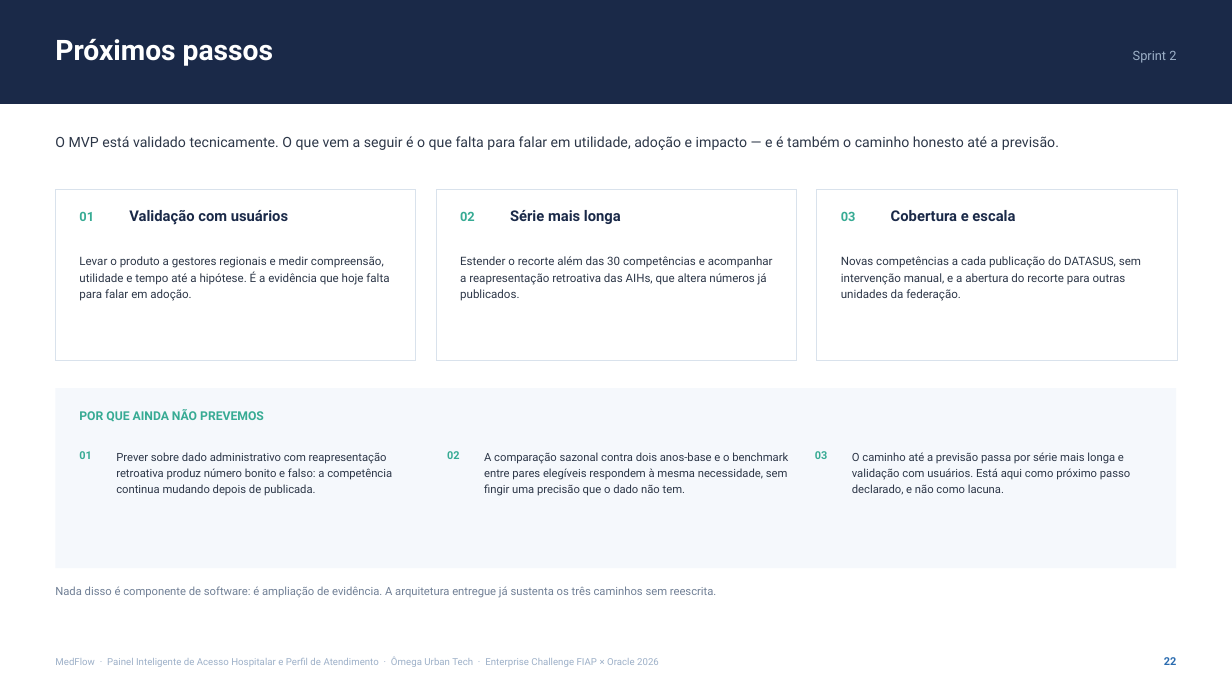
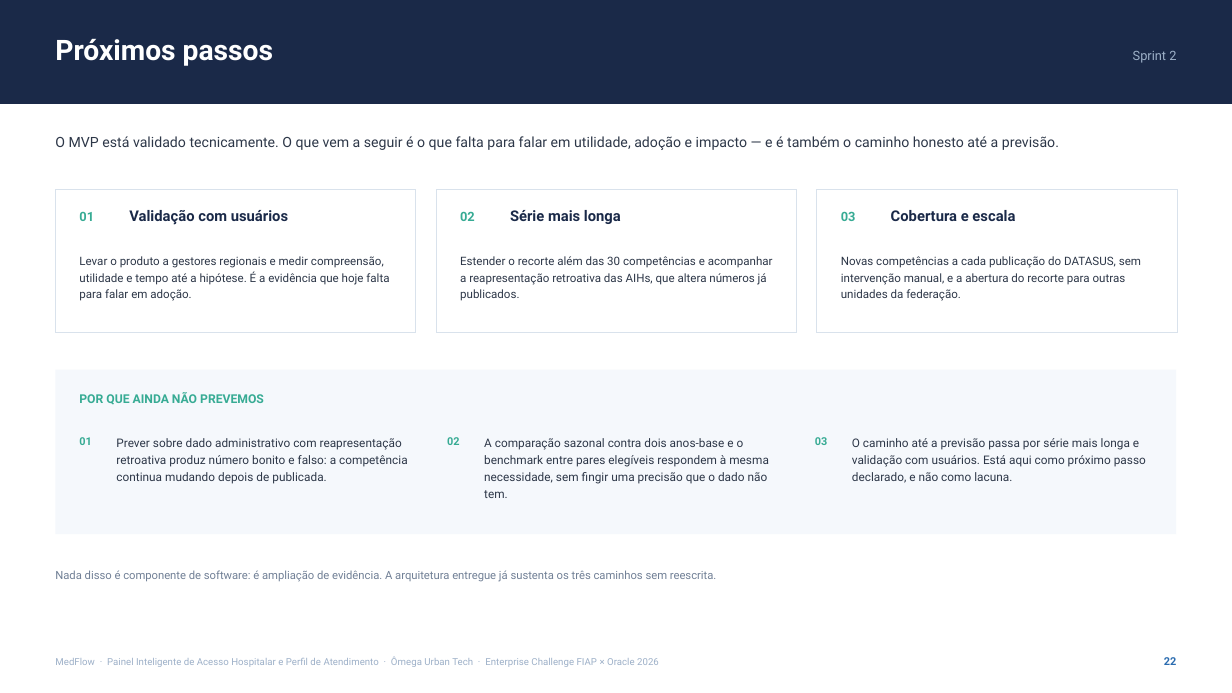
Before and after one commit to Lucas-D-S-1/medflow, a slide deck: slide 22 of docs/entrega_sprint_2/apresentacao/EC_Sprint_2_1TSCO_EvidenciasConstrucao_MedFlow_OmegaUrbanTech.pptx. Drawn at 1232x693 pixels with LibreOffice and Linux fonts; fonts in the diff are those of the drawing. Boxes give left, top, right and bottom in pixels: in the first picture for what was removed or moved away, otherwise in the second. Text is boxed around its words. In the diff, an @@ line names an element or a change of style, - is before the commit and + after.

Commit message:
docs(sprint_2): fecha o vão vertical do Rigor analítico e dos próximos passos
Conferido exportando o deck em PNG pelo PowerPoint, que é o único jeito de
ver o resultado nesta máquina — não há LibreOffice.

A poda das quatro linhas duplicadas deixou uma faixa morta entre a tabela e o
rodapé; o bloco de fronteira de evidência desce e passa a ler como nota de
pé. No slide novo, os cartões sobravam quatro décimos de polegada vazios e o
painel do argumento, mais de meia.

```diff
--- a/docs/entrega_sprint_2/apresentacao/EC_Sprint_2_1TSCO_EvidenciasConstrucao_MedFlow_OmegaUrbanTech.pptx
+++ b/docs/entrega_sprint_2/apresentacao/EC_Sprint_2_1TSCO_EvidenciasConstrucao_MedFlow_OmegaUrbanTech.pptx
@@ rectangle: place and size @@
-rectangle at [55,189,416,360]
+rectangle at [55,189,416,333]
@@ rectangle: place and size @@
-rectangle at [436,189,797,360]
+rectangle at [436,189,797,333]
@@ rectangle: place and size @@
-rectangle at [817,189,1177,360]
+rectangle at [817,189,1177,333]
@@ rectangle: place and size @@
-rectangle at [55,388,1177,568]
+rectangle at [55,370,1177,534]
@@ 8 texts: place and size @@
-8 texts at [55,409,1130,598]
+8 texts at [55,392,1146,582]
@@ size 8.8 to 9.2 pt in 3 elements at [116,438,408,484], [484,438,769,498], [852,438,1146,483] @@
```
Also in this commit, not shown: 1 other slide changed.
